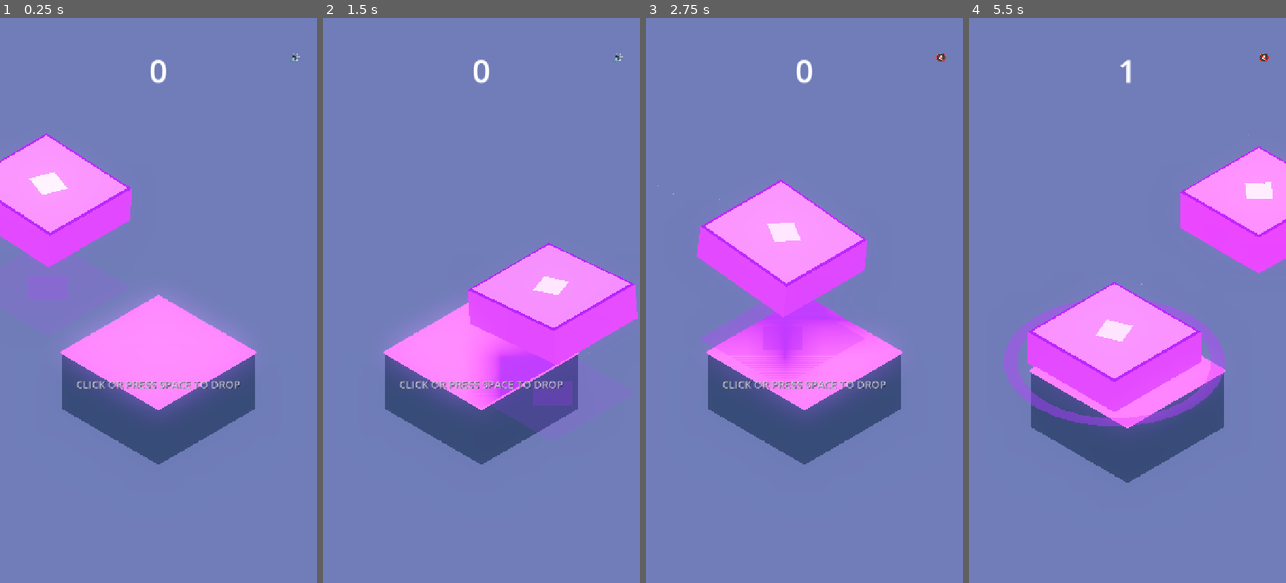
Above: before the commit, frames 1-4 (left to right).
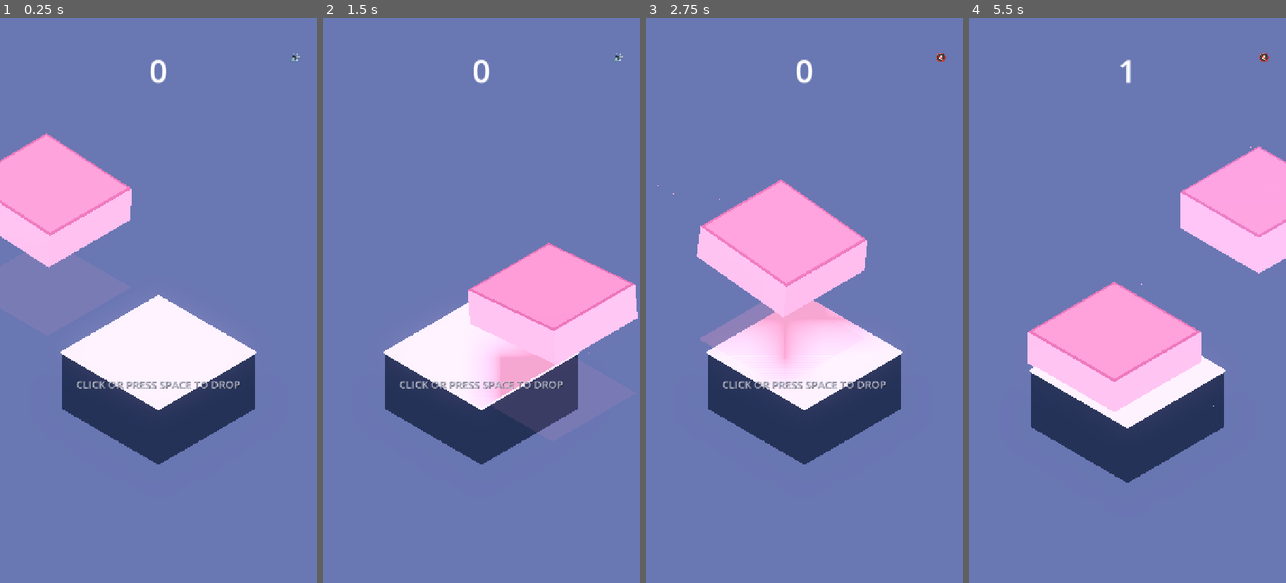
Above: after the commit, the same moments.

Repository: AakashJ91/stack
Game: Godot game, scene res://scenes/main.tscn
Two runs of this game, one before a commit and one after it. Both use one fixed random seed, a clock stepped at 60 frames per second and the inputs below.
Inputs (mouse positions are in pixels of both pictures, inside the frame that each line leads up to):
- Up to frame 1 (0.25 s): no input
- Up to frame 2 (1.5 s): click "🔊" at 0.5 s; click "🔇" at 1.25 s
- Up to frame 3 (2.75 s): click "🔊" at 2 s
- Up to frame 4 (5.5 s): click "🔇" at 2.75 s; click "🔊" at 3.5 s; click "🔇" at 4.25 s; tap Space at 5, 5.27 s; move the mouse to (1197, 272) at 5.02 s; tap M at 5.1 s; click (1197, 272) at 5.17 s

The runs differ from the first frame. In frame 1, 19% of the frame differs, in the area x 0-81%, y 20-79%; in frame 2, 18%; in frame 3, 20%; in frame 4, 22%, in the area x 10-100%, y 20-83%.

Commit message:
updated color

Diff:
--- a/scripts/box.gd
+++ b/scripts/box.gd
@@ -20,13 +20,11 @@
 # Visual instances
 var mesh_instance: MeshInstance3D
 var top_trim_instance: MeshInstance3D
-var core_gem_instance: MeshInstance3D
 var corner_accents_instance: MeshInstance3D
 
 # Materials
 var material: StandardMaterial3D
 var trim_material: StandardMaterial3D
-var gem_material: StandardMaterial3D
 var corner_material: StandardMaterial3D
 
 # Particle FX
@@ -76,14 +74,11 @@
 
 	material = StandardMaterial3D.new()
 	material.shading_mode = StandardMaterial3D.SHADING_MODE_PER_PIXEL
-	material.roughness = 0.22
-	material.metallic = 0.16
+	material.roughness = 0.32
+	material.metallic = 0.02
 	material.clearcoat_enabled = true
-	material.clearcoat = 0.45
-	material.clearcoat_roughness = 0.2
-	material.rim_enabled = true
-	material.rim = 0.65
-	material.rim_tint = 0.4
+	material.clearcoat = 0.25
+	material.rim_enabled = false
 	material.albedo_color = box_color
 	mesh_instance.material_override = material
 	tilt_root.add_child(mesh_instance)
@@ -96,32 +91,12 @@
 	top_trim_instance.position = Vector3(0, box_size.y * 0.5 + 0.015, 0)
 
 	trim_material = StandardMaterial3D.new()
-	trim_material.albedo_color = box_color.lightened(0.42)
-	trim_material.roughness = 0.18
-	trim_material.metallic = 0.25
-	trim_material.emission_enabled = true
-	trim_material.emission = box_color.lightened(0.3)
-	trim_material.emission_energy_multiplier = 0.45
+	trim_material.albedo_color = box_color
+	trim_material.roughness = 0.30
+	trim_material.metallic = 0.02
+	trim_material.emission_enabled = false
 	top_trim_instance.material_override = trim_material
 	tilt_root.add_child(top_trim_instance)
-
-	# 3. Inner Center Energy Rune / Diamond Core Inset
-	core_gem_instance = MeshInstance3D.new()
-	var gem_mesh = BoxMesh.new()
-	gem_mesh.size = Vector3(0.56, 0.045, 0.56)
-	core_gem_instance.mesh = gem_mesh
-	core_gem_instance.position = Vector3(0, box_size.y * 0.5 + 0.025, 0)
-	core_gem_instance.rotation.y = deg_to_rad(45.0)
-
-	gem_material = StandardMaterial3D.new()
-	gem_material.albedo_color = box_color.lightened(0.65)
-	gem_material.roughness = 0.15
-	gem_material.metallic = 0.4
-	gem_material.emission_enabled = true
-	gem_material.emission = box_color.lightened(0.55)
-	gem_material.emission_energy_multiplier = 0.9
-	core_gem_instance.material_override = gem_material
-	tilt_root.add_child(core_gem_instance)
 
 	# 4. Corner Bevel Bracket Accents
 	corner_accents_instance = MeshInstance3D.new()
@@ -131,7 +106,7 @@
 	corner_accents_instance.position = Vector3(0, box_size.y * 0.5 + 0.005, 0)
 
 	corner_material = StandardMaterial3D.new()
-	corner_material.albedo_color = box_color.darkened(0.2)
+	corner_material.albedo_color = box_color
 	corner_material.roughness = 0.4
 	corner_accents_instance.material_override = corner_material
 	tilt_root.add_child(corner_accents_instance)
@@ -188,31 +163,29 @@
 	var s = box_color.s
 	var v = box_color.v
 
-	# Main body: rich, saturated jewel finish
+	# Main body: creamy, satin pastel finish
 	if material:
 		material.albedo_color = box_color
-
-	# Top trim: vivid, radiant neon frame that retains pure saturation without chalky white washout
+		material.roughness = 0.32
+		material.metallic = 0.02
+		material.clearcoat_enabled = true
+		material.clearcoat = 0.25
+		material.rim_enabled = false
+		material.emission_enabled = false
+
+	# Top trim: soft harmonious frame preserving the pastel color with rich contrast
 	if trim_material:
-		var trim_col = Color.from_hsv(h, clamp(s * 0.85, 0.45, 0.85), min(v * 1.15, 1.0))
+		var trim_col = Color.from_hsv(h, clamp(s * 1.12, 0.45, 0.75), max(v * 0.88, 0.70))
 		trim_material.albedo_color = trim_col
-		trim_material.emission = Color.from_hsv(h, clamp(s * 0.9, 0.55, 0.95), 1.0)
-		trim_material.emission_energy_multiplier = 0.45
-
-	# Center core gem: radiant luminous crystal core
-	if gem_material:
-		var gem_col = Color.from_hsv(h, clamp(s * 0.52, 0.28, 0.70), 1.0)
-		gem_material.albedo_color = gem_col
-		gem_material.emission = Color.from_hsv(h, clamp(s * 0.65, 0.4, 0.85), 1.0)
-		gem_material.emission_energy_multiplier = 0.9
-
-	# Corner bevel accents: deep rich tone preserving hue
+		trim_material.emission_enabled = false
+
+	# Corner bevel accents: gentle muted harmonic contrast
 	if corner_material:
-		var corner_col = Color.from_hsv(h, clamp(s * 1.05, 0.7, 1.0), max(v * 0.68, 0.35))
+		var corner_col = Color.from_hsv(h, clamp(s * 1.25, 0.5, 0.85), max(v * 0.75, 0.55))
 		corner_material.albedo_color = corner_col
 
 	if trail_particles:
-		var trail_c = Color.from_hsv(h, clamp(s * 0.75, 0.4, 0.8), 1.0)
+		var trail_c = Color.from_hsv(h, clamp(s * 0.9, 0.4, 0.7), v)
 		trail_particles.color = trail_c
 		if trail_particles.mesh and trail_particles.mesh is BoxMesh:
 			var pm = (trail_particles.mesh as BoxMesh).material as StandardMaterial3D
@@ -220,7 +193,7 @@
 				pm.albedo_color = trail_c
 
 	if drop_particles:
-		drop_particles.color = Color.from_hsv(h, clamp(s * 0.6, 0.3, 0.7), 1.0)
+		drop_particles.color = Color.from_hsv(h, clamp(s * 0.8, 0.35, 0.6), v)
 
 # Called continuously while attached to slider
 func update_slider_motion(delta: float, velocity_factor: float, axis_index: int, is_aligned: bool, hover_time: float) -> void:
@@ -249,29 +222,6 @@
 	else:
 		squash_root.scale = Vector3(compress_val, 1.0, stretch_val)
 
-	# 3. Continuous slow core gem rotation
-	if is_instance_valid(core_gem_instance):
-		core_gem_instance.rotation.y += delta * 1.8
-
-	# 4. Alignment & Hover Breathing Emissive Flare
-	if is_aligned:
-		# Sweet-spot: pulse bright anticipation flare
-		if gem_material:
-			gem_material.emission_energy_multiplier = lerp(gem_material.emission_energy_multiplier, 2.2 + sin(hover_time * 16.0) * 0.4, delta * 16.0)
-		if trim_material:
-			trim_material.emission_energy_multiplier = lerp(trim_material.emission_energy_multiplier, 1.3, delta * 14.0)
-		if is_instance_valid(core_gem_instance):
-			core_gem_instance.scale = Vector3.ONE * (1.14 + sin(hover_time * 14.0) * 0.08)
-	else:
-		# Idle gentle breathing
-		if gem_material:
-			var breath = 0.75 + sin(hover_time * 5.0) * 0.25
-			gem_material.emission_energy_multiplier = lerp(gem_material.emission_energy_multiplier, breath, delta * 8.0)
-		if trim_material:
-			trim_material.emission_energy_multiplier = lerp(trim_material.emission_energy_multiplier, 0.45, delta * 8.0)
-		if is_instance_valid(core_gem_instance):
-			core_gem_instance.scale = Vector3.ONE * (1.0 + sin(hover_time * 4.0) * 0.04)
-
 func drop(initial_velocity: Vector3, landing_y: float) -> void:
 	state = BoxState.FALLING
 	velocity = initial_velocity
@@ -333,8 +283,8 @@
 	if is_instance_valid(trail_particles):
 		trail_particles.emitting = false
 
-	# Spawn expanding impact shockwave ring on contact plane
-	_spawn_impact_ring(is_perfect)
+	# Spawn outward radial particle burst on contact plane
+	_spawn_impact_particles(is_perfect)
 
 	# Juicy multi-stage elastic squash & stretch spring
 	if settle_tween:
@@ -378,11 +328,11 @@
 	absorb_tween.tween_property(squash_root, "scale", Vector3.ONE, 0.12)
 
 func flash_sympathetic() -> void:
-	# Emissive ripple when a combo cascade occurs
-	if trim_material:
+	# Subtle physical compression pulse down the stack instead of white emission
+	if is_instance_valid(squash_root):
 		var tw = create_tween().set_trans(Tween.TRANS_QUAD).set_ease(Tween.EASE_OUT)
-		trim_material.emission_energy_multiplier = 1.6
-		tw.tween_property(trim_material, "emission_energy_multiplier", 0.45, 0.3)
+		tw.tween_property(squash_root, "scale", Vector3(1.03, 0.96, 1.03), 0.06)
+		tw.chain().tween_property(squash_root, "scale", Vector3.ONE, 0.1)
 
 func start_topple(direction: Vector3) -> void:
 	state = BoxState.TOPPLING
@@ -399,35 +349,19 @@
 	topple_speed = 7.5
 
 func _play_land_flash() -> void:
-	if trim_material:
-		trim_material.emission_energy_multiplier = 1.2
-		var tw = create_tween().set_trans(Tween.TRANS_QUAD).set_ease(Tween.EASE_OUT)
-		tw.tween_property(trim_material, "emission_energy_multiplier", 0.45, 0.25)
+	pass # Keep pastel colors clean and saturated on normal land
 
 func _play_perfect_flash() -> void:
-	# Brilliant golden emission burst & gem spin
+	# Brief golden chime pulse & gem spin on perfect drop
 	if flash_tween:
 		flash_tween.kill()
 	flash_tween = create_tween().set_parallel(true)
 
 	if material:
 		material.emission_enabled = true
-		material.emission = Color(1.0, 0.92, 0.45)
-		material.emission_energy_multiplier = 2.4
-		flash_tween.tween_property(material, "emission_energy_multiplier", 0.0, 0.45)
-
-	if trim_material:
-		trim_material.emission = Color(1.0, 0.95, 0.6)
-		trim_material.emission_energy_multiplier = 3.0
-		flash_tween.tween_property(trim_material, "emission_energy_multiplier", 0.45, 0.5)
-
-	if gem_material:
-		gem_material.emission = Color(1.0, 0.98, 0.7)
-		gem_material.emission_energy_multiplier = 3.5
-		flash_tween.tween_property(gem_material, "emission_energy_multiplier", 0.85, 0.5)
-
-	if is_instance_valid(core_gem_instance):
-		flash_tween.tween_property(core_gem_instance, "rotation:y", core_gem_instance.rotation.y + TAU, 0.45).set_trans(Tween.TRANS_BACK).set_ease(Tween.EASE_OUT)
+		material.emission = Color(1.0, 0.94, 0.6)
+		material.emission_energy_multiplier = 1.3
+		flash_tween.tween_property(material, "emission_energy_multiplier", 0.0, 0.35)
 
 	flash_tween.chain().tween_callback(func():
 		if material:
@@ -435,32 +369,48 @@
 		_apply_color()
 	)
 
-func _spawn_impact_ring(is_perfect: bool) -> void:
+func _spawn_impact_particles(is_perfect: bool) -> void:
 	var parent_node = get_parent()
 	if not parent_node:
 		return
 
-	var ring = MeshInstance3D.new()
-	var torus = TorusMesh.new()
-	torus.inner_radius = 1.05
-	torus.outer_radius = 1.2
-	torus.rings = 28
-	torus.ring_segments = 8
-	ring.mesh = torus
-
-	var ring_mat = StandardMaterial3D.new()
-	ring_mat.shading_mode = StandardMaterial3D.SHADING_MODE_UNSHADED
-	ring_mat.transparency = BaseMaterial3D.TRANSPARENCY_ALPHA
-	var col = Color(1.0, 0.9, 0.35, 0.9) if is_perfect else Color(box_color.r, box_color.g, box_color.b, 0.75)
-	ring_mat.albedo_color = col
-	ring.material_override = ring_mat
-
-	ring.scale = Vector3(0.4, 0.08, 0.4)
-	parent_node.add_child(ring)
-	ring.global_position = Vector3(global_position.x, target_landing_y + 0.03, global_position.z)
-
-	var tw = ring.create_tween().set_parallel(true)
-	var max_scale = Vector3(2.5, 0.08, 2.5) if is_perfect else Vector3(1.9, 0.08, 1.9)
-	tw.tween_property(ring, "scale", max_scale, 0.32).set_trans(Tween.TRANS_EXPO).set_ease(Tween.EASE_OUT)
-	tw.tween_property(ring_mat, "albedo_color:a", 0.0, 0.32).set_trans(Tween.TRANS_CUBIC).set_ease(Tween.EASE_IN)
-	tw.chain().tween_callback(ring.queue_free)
+	var particles = CPUParticles3D.new()
+	particles.emitting = true
+	particles.one_shot = true
+	particles.explosiveness = 0.96
+	particles.amount = 44 if is_perfect else 28
+	particles.lifetime = 0.52 if is_perfect else 0.42
+
+	# Radial ring burst expanding outward from the contact perimeter
+	particles.emission_shape = CPUParticles3D.EMISSION_SHAPE_RING
+	particles.emission_ring_axis = Vector3.UP
+	particles.emission_ring_height = 0.04
+	particles.emission_ring_radius = box_size.x * 0.56
+	particles.emission_ring_inner_radius = box_size.x * 0.42
+
+	particles.direction = Vector3(0, 0.35, 0)
+	particles.spread = 180.0
+	particles.initial_velocity_min = 4.2 if is_perfect else 2.8
+	particles.initial_velocity_max = 7.0 if is_perfect else 4.6
+	particles.gravity = Vector3(0, -6.0, 0)
+	particles.damping_min = 2.0
+	particles.damping_max = 4.0
+	particles.scale_amount_min = 0.08
+	particles.scale_amount_max = 0.18
+
+	var p_mesh = BoxMesh.new()
+	p_mesh.size = Vector3(0.1, 0.1, 0.1)
+	var p_mat = StandardMaterial3D.new()
+	p_mat.shading_mode = StandardMaterial3D.SHADING_MODE_UNSHADED
+
+	var h = box_color.h
+	var p_col = Color(1.0, 0.94, 0.72) if is_perfect else Color.from_hsv(h, clamp(box_color.s * 0.85, 0.2, 0.45), 1.0)
+	p_mat.albedo_color = p_col
+	p_mesh.material = p_mat
+	particles.mesh = p_mesh
+	particles.color = p_col
+
+	parent_node.add_child(particles)
+	particles.global_position = Vector3(global_position.x, target_landing_y + 0.02, global_position.z)
+
+	get_tree().create_timer(1.0).timeout.connect(particles.queue_free)
--- a/scripts/cube_slider.gd
+++ b/scripts/cube_slider.gd
@@ -21,9 +21,7 @@
 
 # Alignment guide / shadow projection
 var guide_mesh_instance: MeshInstance3D
-var guide_inner_ring: MeshInstance3D
 var guide_material: StandardMaterial3D
-var guide_inner_material: StandardMaterial3D
 
 func _ready() -> void:
 	_setup_guide_projection()
@@ -41,20 +39,6 @@
 	guide_mesh_instance.material_override = guide_material
 	guide_mesh_instance.visible = false
 	add_child(guide_mesh_instance)
-
-	# Concentric inner target reticle for landing accuracy
-	guide_inner_ring = MeshInstance3D.new()
-	var inner_box = BoxMesh.new()
-	inner_box.size = Vector3(0.8, 0.03, 0.8)
-	guide_inner_ring.mesh = inner_box
-	guide_inner_ring.rotation.y = deg_to_rad(45.0)
-
-	guide_inner_material = StandardMaterial3D.new()
-	guide_inner_material.transparency = BaseMaterial3D.TRANSPARENCY_ALPHA
-	guide_inner_material.albedo_color = Color(1.0, 1.0, 1.0, 0.3)
-	guide_inner_material.shading_mode = StandardMaterial3D.SHADING_MODE_UNSHADED
-	guide_inner_ring.material_override = guide_inner_material
-	guide_mesh_instance.add_child(guide_inner_ring)
 
 func set_target_level(top_y: float, target_center: Vector3, axis_index: int) -> void:
 	current_top_y = top_y
@@ -112,16 +96,12 @@
 			var base_c = current_box.box_color if "box_color" in current_box else Color(1.0, 0.9, 0.4)
 
 			if is_aligned:
-				# Locked on! Fast lively pulse
-				var pulse_alpha = 0.45 + (sin(current_time * 14.0) * 0.15)
-				guide_material.albedo_color = Color(1.0, 0.92, 0.4, pulse_alpha)
-				guide_inner_material.albedo_color = Color(1.0, 1.0, 0.7, pulse_alpha + 0.25)
-				guide_inner_ring.scale = Vector3.ONE * (1.1 + sin(current_time * 16.0) * 0.15)
+				# Locked on: pulse subtly with matching cube pastel color
+				var pulse_alpha = 0.25 + (sin(current_time * 12.0) * 0.08)
+				guide_material.albedo_color = Color(base_c.r, base_c.g, base_c.b, pulse_alpha)
 			else:
-				var alpha = 0.12 + (proximity * 0.28)
+				var alpha = 0.08 + (proximity * 0.16)
 				guide_material.albedo_color = Color(base_c.r, base_c.g, base_c.b, alpha)
-				guide_inner_material.albedo_color = Color(base_c.r, base_c.g, base_c.b, alpha * 1.5)
-				guide_inner_ring.scale = Vector3.ONE
 
 func release_box() -> Node3D:
 	if not is_instance_valid(current_box) or current_box.state != current_box.BoxState.ATTACHED:
--- a/scripts/main.gd
+++ b/scripts/main.gd
@@ -44,58 +44,59 @@
 
 var pedestal_rim: MeshInstance3D
 
-# Curated high-aesthetic color palettes for stacking runs
-# Modes: "rainbow" (continuous silky spectrum) and "gradient" (harmonious designer colorways)
+# Curated high-aesthetic pastel color palettes for stacking runs
+# Modes: "rainbow" (continuous silky pastel spectrum) and "gradient" (harmonious designer pastel colorways)
 const PALETTES: Array[Dictionary] = [
 	{
-		"name": "Prismatic Spectrum",
+		"name": "Pastel Rainbow Spectrum",
 		"mode": "rainbow",
 		"speed": 0.026,
-		"sat": 0.78,
-		"val": 0.95
+		"sat": 0.54,
+		"val": 0.92
 	},
 	{
-		"name": "Cyber Sunset",
+		"name": "Cotton Candy",
 		"mode": "gradient",
 		"colors": [
-			Color(0.58, 0.18, 0.96), # Electric Violet
-			Color(0.92, 0.12, 0.68), # Magenta Fuchsia
-			Color(0.98, 0.28, 0.38), # Neon Coral
-			Color(1.00, 0.52, 0.12), # Sunset Orange
-			Color(1.00, 0.78, 0.18), # Golden Amber
-			Color(0.96, 0.38, 0.65)  # Rose Quartz
+			Color(0.95, 0.52, 0.68), # Pastel Rose Pink
+			Color(0.78, 0.58, 0.92), # Pastel Lilac
+			Color(0.58, 0.65, 0.96), # Pastel Periwinkle
+			Color(0.48, 0.76, 0.96), # Pastel Sky Blue
+			Color(0.45, 0.88, 0.74), # Pastel Mint Seafoam
+			Color(0.96, 0.84, 0.45)  # Pastel Buttercup
 		]
 	},
 	{
-		"name": "Ocean Aurora",
+		"name": "Peach Sorbet",
 		"mode": "gradient",
 		"colors": [
-			Color(0.12, 0.38, 0.98), # Royal Cobalt
-			Color(0.08, 0.65, 0.98), # Electric Blue
-			Color(0.05, 0.88, 0.85), # Neon Turquoise
-			Color(0.12, 0.95, 0.58), # Mint Emerald
-			Color(0.20, 0.82, 0.98)  # Cyan Glow
+			Color(0.98, 0.62, 0.48), # Pastel Peach
+			Color(0.98, 0.75, 0.48), # Pastel Apricot
+			Color(0.96, 0.86, 0.45), # Pastel Vanilla Cream
+			Color(0.96, 0.58, 0.68), # Pastel Strawberry
+			Color(0.82, 0.62, 0.88)  # Pastel Wisteria
 		]
 	},
 	{
-		"name": "Royal Jewels",
+		"name": "Mint & Sage Serenity",
 		"mode": "gradient",
 		"colors": [
-			Color(0.55, 0.12, 0.92), # Imperial Amethyst
-			Color(0.88, 0.10, 0.40), # Crimson Ruby
-			Color(0.98, 0.35, 0.15), # Fire Opal
-			Color(1.00, 0.72, 0.14), # Citrine Gold
-			Color(0.78, 0.15, 0.82)  # Vivid Orchid
+			Color(0.45, 0.88, 0.72), # Pastel Mint
+			Color(0.52, 0.88, 0.84), # Pastel Seafoam
+			Color(0.48, 0.78, 0.94), # Pastel Powder Blue
+			Color(0.75, 0.65, 0.92), # Pastel Soft Lilac
+			Color(0.95, 0.82, 0.50)  # Pastel Primrose
 		]
 	},
 	{
-		"name": "Synthwave Neon",
+		"name": "Nordic Rose & Ice",
 		"mode": "gradient",
 		"colors": [
-			Color(0.35, 0.15, 0.95), # Cyber Indigo
-			Color(0.98, 0.12, 0.62), # Hot Neon Pink
-			Color(0.72, 0.25, 0.95), # Bright Lavender
-			Color(0.05, 0.82, 0.95)  # Electric Aqua
+			Color(0.92, 0.58, 0.68), # Pastel Dusk Rose
+			Color(0.78, 0.62, 0.85), # Pastel Heather
+			Color(0.52, 0.75, 0.92), # Pastel Ice Blue
+			Color(0.48, 0.84, 0.78), # Pastel Sage Teal
+			Color(0.92, 0.78, 0.58)  # Pastel Sand Amber
 		]
 	}
 ]
@@ -120,21 +121,21 @@
 	reset_game()
 
 func _setup_lighting_and_env() -> void:
-	# Subtle background tint and directional isometric shadows
+	# Balanced lighting to keep colors rich and prevent white washout
 	var env = $WorldEnvironment.environment
 	if env:
 		env.background_mode = Environment.BG_COLOR
 		env.background_color = Color(0.08, 0.09, 0.14) # Deep slate midnight
-		env.ambient_light_color = Color(0.72, 0.78, 0.90)
-		env.ambient_light_energy = 0.80
+		env.ambient_light_color = Color(0.68, 0.72, 0.82)
+		env.ambient_light_energy = 0.55
 		env.glow_enabled = true
-		env.glow_intensity = 0.65
-		env.glow_bloom = 0.16
+		env.glow_intensity = 0.30
+		env.glow_bloom = 0.05
 
 	var light = $DirectionalLight3D as DirectionalLight3D
 	if light:
-		light.light_color = Color(1.0, 0.98, 0.94)
-		light.light_energy = 1.15
+		light.light_color = Color(1.0, 1.0, 1.0)
+		light.light_energy = 0.80
 
 func _create_pedestal() -> void:
 	base_pedestal = MeshInstance3D.new()
@@ -391,13 +392,13 @@
 	particles.gravity = Vector3(0, -6.5, 0)
 	particles.scale_amount_min = 0.1
 	particles.scale_amount_max = 0.22
-	particles.color = Color(1.0, 0.9, 0.35)
+	particles.color = Color(1.0, 0.94, 0.74)
 
 	var cube_mesh = BoxMesh.new()
 	cube_mesh.size = Vector3(0.12, 0.12, 0.12)
 	var cube_mat = StandardMaterial3D.new()
 	cube_mat.shading_mode = StandardMaterial3D.SHADING_MODE_UNSHADED
-	cube_mat.albedo_color = Color(1.0, 0.92, 0.4)
+	cube_mat.albedo_color = Color(1.0, 0.94, 0.74)
 	cube_mesh.material = cube_mat
 	particles.mesh = cube_mesh
 
@@ -419,13 +420,13 @@
 	particles.gravity = Vector3(0, -3.5, 0)
 	particles.scale_amount_min = 0.08
 	particles.scale_amount_max = 0.18
-	particles.color = Color(0.9, 0.92, 1.0, 0.7)
+	particles.color = Color(0.92, 0.94, 0.98, 0.65)
 
 	var dust_mesh = BoxMesh.new()
 	dust_mesh.size = Vector3(0.08, 0.08, 0.08)
 	var dust_mat = StandardMaterial3D.new()
 	dust_mat.shading_mode = StandardMaterial3D.SHADING_MODE_UNSHADED
-	dust_mat.albedo_color = Color(0.9, 0.92, 1.0, 0.7)
+	dust_mat.albedo_color = Color(0.92, 0.94, 0.98, 0.65)
 	dust_mesh.material = dust_mat
 	particles.mesh = dust_mesh
 
